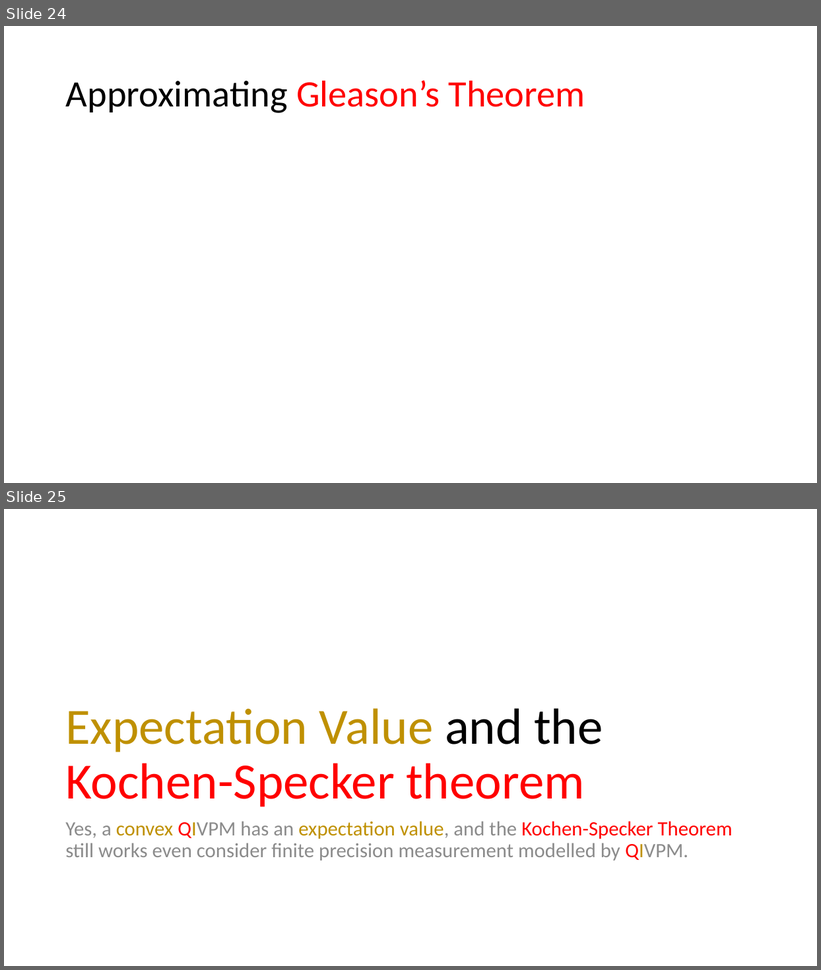
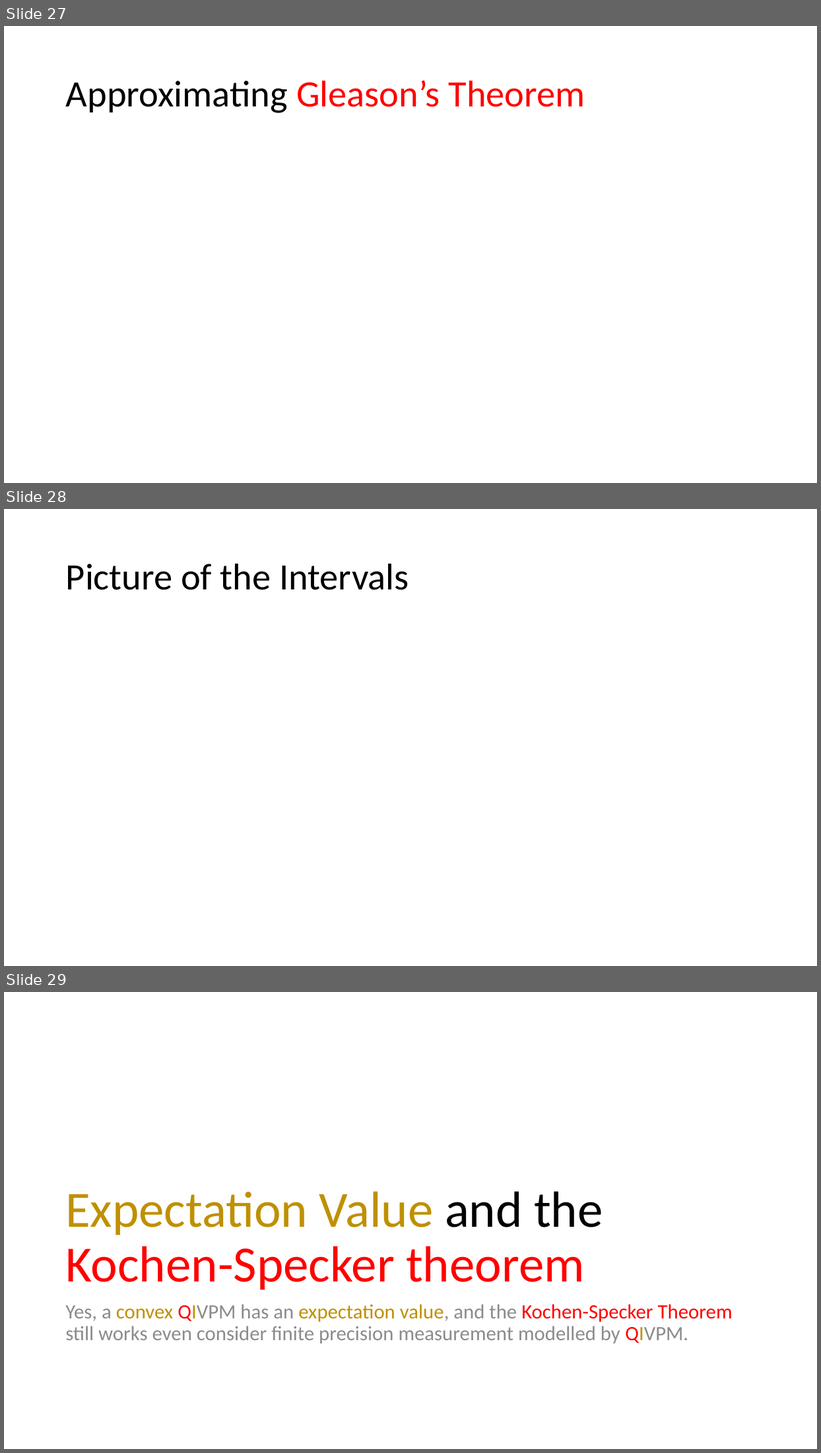
Before and after one commit to yuttai/Contextuality-and-Nonlocality-in-Discrete-Quantum-Theory, a slide deck: prop_short.pptm. Shown one above the other, each under a label of ours: slides 24 and 25 before the commit, slides 27, 28 and 29 after it. The pictures are 821x970 and 821x1453 pixels, drawn with LibreOffice and Linux fonts; fonts in the diff are those of the drawing; grey boxes stand for pictures. Boxes give left, top, right and bottom in pixels: in the first picture for what was removed or moved away, otherwise in the second. Text is boxed around its words. In the diff, an @@ line names an element or a change of style, - is before the commit and + after.

```diff
--- a/prop_short.pptm
+++ b/prop_short.pptm
@@ slide 28 added at (4, 509, 817, 966), background #FFFFFF @@
@@ title added at (66, 563, 409, 590), 44 pt, text #000000 @@
+Picture of the Intervals
@@ what was slide 24 is now slide 27 @@
@@ what was slide 25 is now slide 29 @@
```
Also in this commit, not shown: 4 other slides added.
